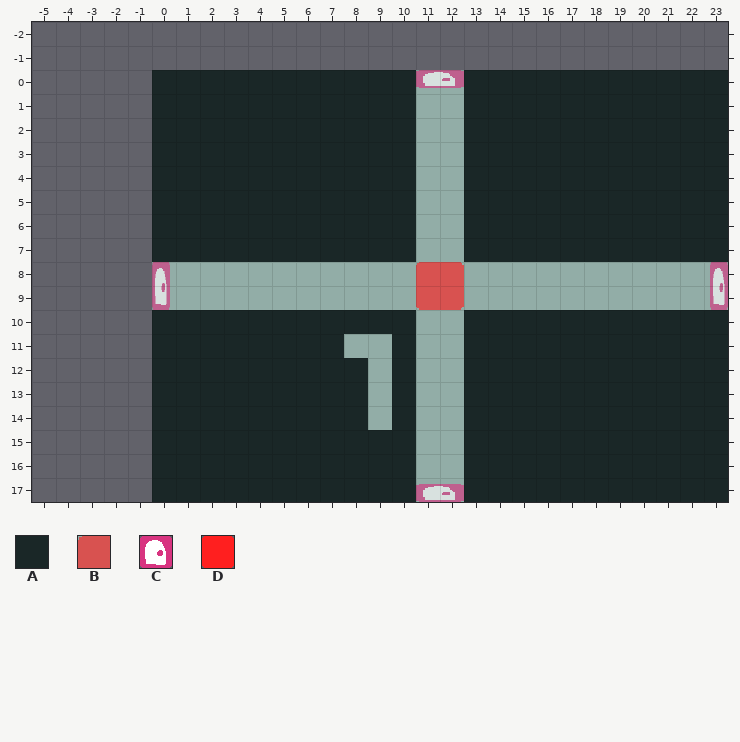
Two versions of a level (Tiled map, core/assets/maps/DEPTHSQ1.tmx). Above: the version before the commit.
Cells are 32x32 px. Shown: x -5..23, y -2..17.
Key: from "depths": A 0, B 10; from "objects": C 5, D 7.
_ is an empty cell.
Objects are placed by their top-left corner, in cells (3,4 is the top-left corner of cell 3,4); size is 1x1 cell unless given.
Layer "FLOOR" before, first column x -5:
-2 _____________________________
-1 _____________________________
 0 _____AAAAAAAAAAABBAAAAAAAAAAA
 1 _____AAAAAAAAAAABBAAAAAAAAAAA
 2 _____AAAAAAAAAAABBAAAAAAAAAAA
 3 _____AAAAAAAAAAABBAAAAAAAAAAA
 4 _____AAAAAAAAAAABBAAAAAAAAAAA
 5 _____AAAAAAAAAAABBAAAAAAAAAAA
 6 _____AAAAAAAAAAABBAAAAAAAAAAA
 7 _____AAAAAAAAAAABBAAAAAAAAAAA
 8 _____BBBBBBBBBBBBBBBBBBBBBBBB
 9 _____BBBBBBBBBBBBBBBBBBBBBBBB
10 _____AAAAAAAAAAABBAAAAAAAAAAA
11 _____AAAAAAAABBABBAAAAAAAAAAA
12 _____AAAAAAAAABABBAAAAAAAAAAA
13 _____AAAAAAAAABABBAAAAAAAAAAA
14 _____AAAAAAAAABABBAAAAAAAAAAA
15 _____AAAAAAAAAAABBAAAAAAAAAAA
16 _____AAAAAAAAAAABBAAAAAAAAAAA
17 _____AAAAAAAAAAABBAAAAAAAAAAA
Objects on layer "ENTITIES" before:
C "north" at 11,0 size 2x0.8
C "west" at 0,8 size 0.8x2
C "east" at 23.2,8 size 0.8x2
D "question" at 11,8 size 2x2
C "return" at 11,17.2 size 2x0.8
The same view after the edit:
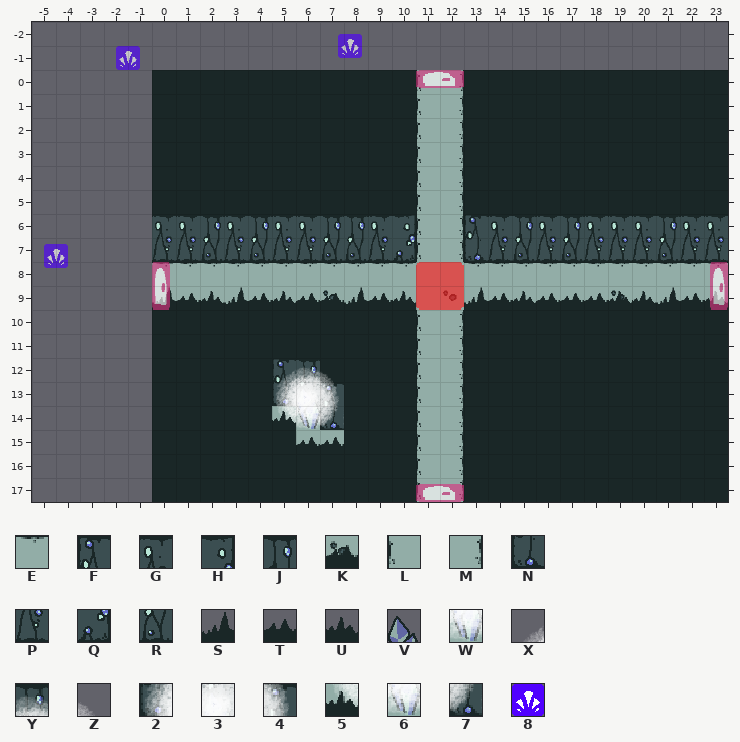
Further tiles: from "depths": E 2, F 4, G 5, H 6, J 7, K 8, L 9, M 11, N 12, P 13, Q 14, R 15, S 24, T 25, U 26, V 36, W 44; from "light": X 32, Y 33, Z 34, 2 40, 3 41, 4 42, 5 48, 6 49, 7 50; from "objects": 8 4.
See-through tiles are keyed as they look on the map.
Change:
Layer "FLOOR":
The author changed tile A to tile B in row 14 at x 5 to 6; in row 15 at x 6 to 7.
The author changed tile B to tile E in row 8 at x 0 to 10 and 13 to 23.
The author changed tile A to tile F in row 6 at x 13; in row 12 at x 5; in row 13 at x 7.
The author changed tile A to tile G in row 6 at x 0 to 1, 3, 5 to 6, 9, 14, 16, 18 to 20 and 22 to 23.
The author changed tile A to tile H in row 6 at x 10.
The author changed tile A to tile J in row 6 at x 2, 4, 7 to 8, 15, 17 and 21; in row 12 at x 6.
The author changed tile B to tile K in row 9 at x 7, 12 and 19.
The author changed tile B to tile L in rows 0 to 7 at x 11; in rows 10 to 17 at x 11.
The author changed tile B to tile M in rows 0 to 7 at x 12; in rows 10 to 17 at x 12.
The author changed tile A to tile N in row 7 at x 13; in row 13 at x 5; in row 14 at x 7.
The author changed tile A to tile P in row 7 at x 0 to 1, 3, 5 to 6, 9, 14, 16, 18 to 20 and 22 to 23.
The author changed tile A to tile Q in row 7 at x 10.
The author changed tile A to tile R in row 7 at x 2, 4, 7 to 8, 15, 17 and 21; in row 13 at x 6.
Layer "MIDDLE":
Tile W now appears in row 14 at x 6.
Layer "ABOVE":
Tile V now appears in row 13 at x 6.
Layer "LIGHT":
Tile 2 now appears in row 13 at x 5.
Tile 3 now appears in row 13 at x 6.
Tile 4 now appears in row 13 at x 7.
Tile 5 now appears in row 14 at x 5.
Tile 6 now appears in row 14 at x 6.
Tile 7 now appears in row 14 at x 7.
Tile X now appears in row 12 at x 5.
Tile Y now appears in row 12 at x 6.
Tile Z now appears in row 12 at x 7.
Layer "OVERHEAD":
Tile A now appears in row 11 at x 8 to 9; in rows 12 to 14 at x 9.
Tile S now appears in row 9 at x 0, 3, 8, 13 and 21.
Tile T now appears in row 9 at x 1, 4, 6 to 7, 9, 14, 16 to 18 and 22; in row 15 at x 6 to 7.
Tile U now appears in row 9 at x 2, 5, 10, 15, 19 to 20 and 23; in row 14 at x 5.
Layer "ENTITIES":
A new object: 8 "mote" at 7.8,-1.5.
A new object: 8 "mote" at -1.5,-1.
A new object: 8 "mote" at -4.5,7.2.
